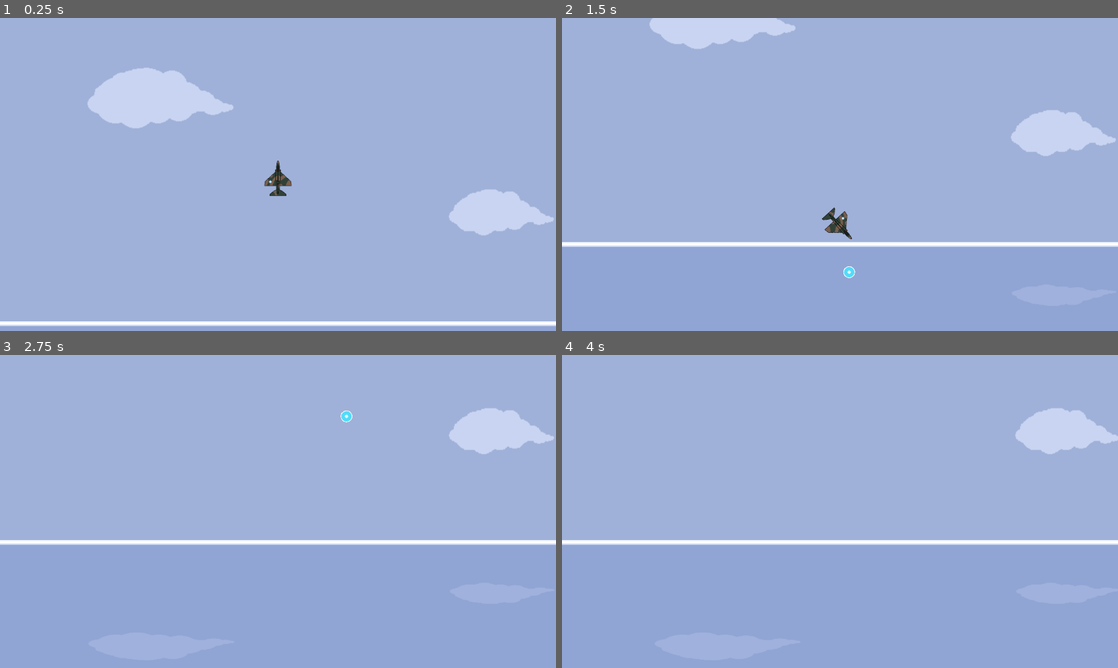
Above: before the commit, frames 1-4 (two rows, left to right).
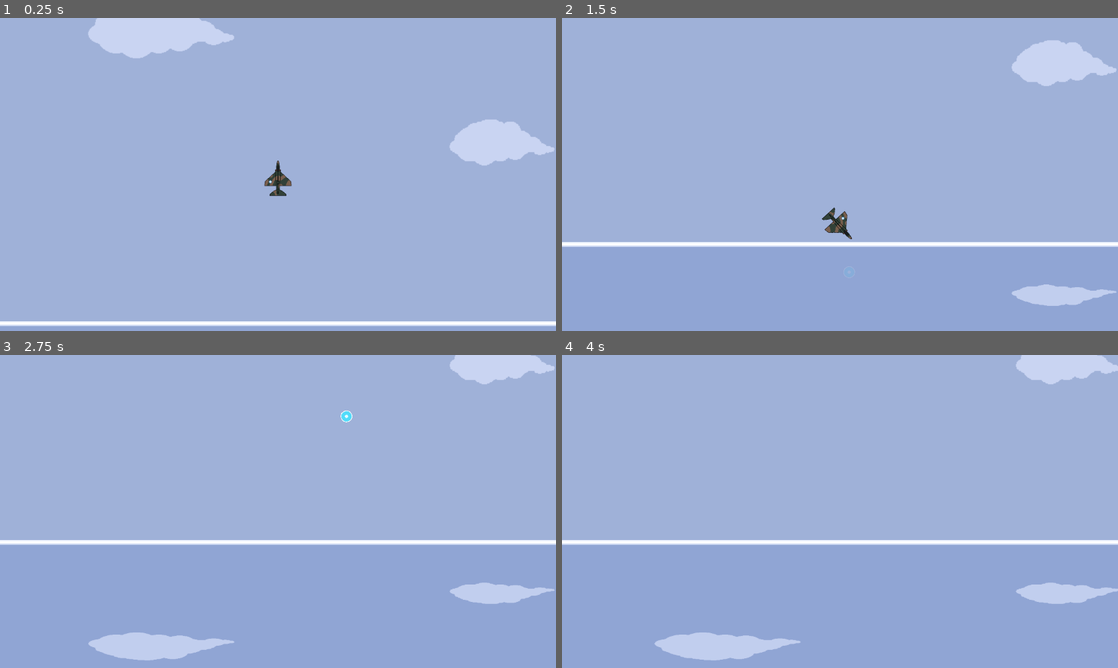
Above: after the commit, the same moments.

Repository: NicolasLaure/AceStrider
Game: Godot game, scene res://Scenes/nico_test_scene.tscn
Two runs of this game, one before a commit and one after it. Both use one fixed random seed, a clock stepped at 60 frames per second and the inputs below.
Inputs:
- Up to frame 1 (0.25 s): no input
- Up to frame 2 (1.5 s): hold D 0.53-1.28 s; tap Space (Shoot) at 0.6, 1.35 s; hold A from 1.28 s (still down)
- Up to frame 3 (2.75 s): release A at 2.03 s; hold D from 2.03 s (still down); tap Space (Shoot) at 2.1 s
- Up to frame 4 (4 s): release D at 2.78 s; hold W (Thrust) 2.78-3.53 s; tap Space (Shoot) at 2.85, 3.6 s; tap Enter at 3.5 s; hold A from 3.53 s (still down)

The runs differ from the first frame. In frame 1, 8.9% of the frame differs, in the area x 15-100%, y 0-70%; in frame 2, 6.0%; in frame 3, 5.1%; in frame 4, 5.1%.

Commit message:
Add FeedBack when player is off limits

Diff:
--- a/Scenes/nico_test_scene.tscn
+++ b/Scenes/nico_test_scene.tscn
@@ -47,6 +47,7 @@
 shape = SubResource("CapsuleShape2D_gl8v1")
 
 [node name="Sprite2D" type="Sprite2D" parent="Player"]
+z_as_relative = false
 scale = Vector2(0.5, 0.5)
 texture = ExtResource("2_m0rlm")
 
@@ -55,22 +56,16 @@
 gizmo_extents = 14.9
 
 [node name="ParallaxBackground" type="ParallaxBackground" parent="."]
+layer = -1
 
 [node name="BackGround" type="ParallaxLayer" parent="ParallaxBackground"]
 z_as_relative = false
 motion_scale = Vector2(0.2, 1)
 motion_mirroring = Vector2(1920, 0)
 
-[node name="Sea" type="Sprite2D" parent="ParallaxBackground/BackGround"]
-z_as_relative = false
-texture_repeat = 2
-position = Vector2(0, 751)
-texture = ExtResource("1_ad2th")
-centered = false
-region_rect = Rect2(0, 0, 12288, 330)
-
 [node name="Reflection" type="Sprite2D" parent="ParallaxBackground/BackGround"]
 modulate = Color(1, 1, 1, 0.258824)
+z_index = 1
 z_as_relative = false
 texture_repeat = 2
 position = Vector2(0, 751)
@@ -82,9 +77,8 @@
 
 [node name="Sky" type="Sprite2D" parent="ParallaxBackground/BackGround"]
 z_index = -3
-z_as_relative = false
 texture_repeat = 2
-position = Vector2(-1, 12.5)
+position = Vector2(0, -255)
 texture = ExtResource("3_shqj2")
 centered = false
 region_rect = Rect2(0, 0, 12288, 640)
@@ -99,6 +93,14 @@
 region_enabled = true
 region_rect = Rect2(0, 0, 1920, 400)
 
+[node name="Sea" type="Sprite2D" parent="ParallaxBackground/BackGround"]
+z_index = -1
+texture_repeat = 2
+position = Vector2(0, 751)
+texture = ExtResource("1_ad2th")
+centered = false
+region_rect = Rect2(0, 0, 12288, 330)
+
 [node name="ForeGround" type="ParallaxLayer" parent="ParallaxBackground"]
 z_as_relative = false
 motion_scale = Vector2(0.3, 1)
@@ -112,3 +114,43 @@
 texture = ExtResource("4_gk851")
 centered = false
 region_rect = Rect2(0, 0, 12288, 758)
+
+[node name="ParallaxBackground" type="ParallaxBackground" parent="ParallaxBackground"]
+layer = 0
+
+[node name="BackGround" type="ParallaxLayer" parent="ParallaxBackground/ParallaxBackground"]
+z_as_relative = false
+motion_scale = Vector2(0.2, 1)
+motion_mirroring = Vector2(1920, 0)
+
+[node name="Reflection" type="Sprite2D" parent="ParallaxBackground/ParallaxBackground/BackGround"]
+modulate = Color(1, 1, 1, 0.858824)
+z_index = 1
+z_as_relative = false
+texture_repeat = 2
+position = Vector2(0, 751)
+scale = Vector2(1, 0.463855)
+texture = ExtResource("2_aqb6c")
+centered = false
+flip_v = true
+region_rect = Rect2(0, 0, 12288, 759)
+
+[node name="Sea" type="Sprite2D" parent="ParallaxBackground/ParallaxBackground/BackGround"]
+modulate = Color(1, 1, 1, 0.858824)
+z_index = -1
+texture_repeat = 2
+position = Vector2(0, 751)
+texture = ExtResource("1_ad2th")
+centered = false
+region_rect = Rect2(0, 0, 12288, 330)
+
+[node name="UpperLimit" type="Sprite2D" parent="ParallaxBackground/ParallaxBackground/BackGround"]
+modulate = Color(1, 1, 1, 0.858824)
+z_index = -1
+z_as_relative = false
+texture_repeat = 2
+position = Vector2(-0.500214, -372)
+texture = ExtResource("5_xuvjp")
+centered = false
+region_enabled = true
+region_rect = Rect2(0, 0, 1920, 400)
Binary file changed: Sprites/AcestriderSky.png
Binary file changed: Sprites/AcestriderSkyLimit.png
